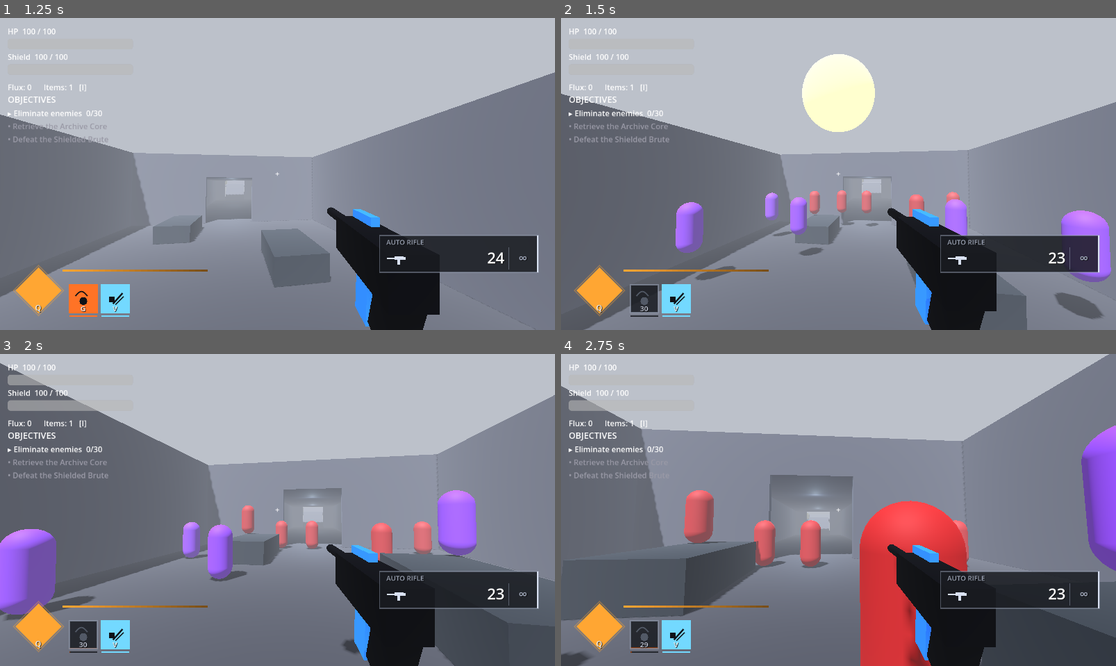
Above: before the commit, frames 1-4 (two rows, left to right).
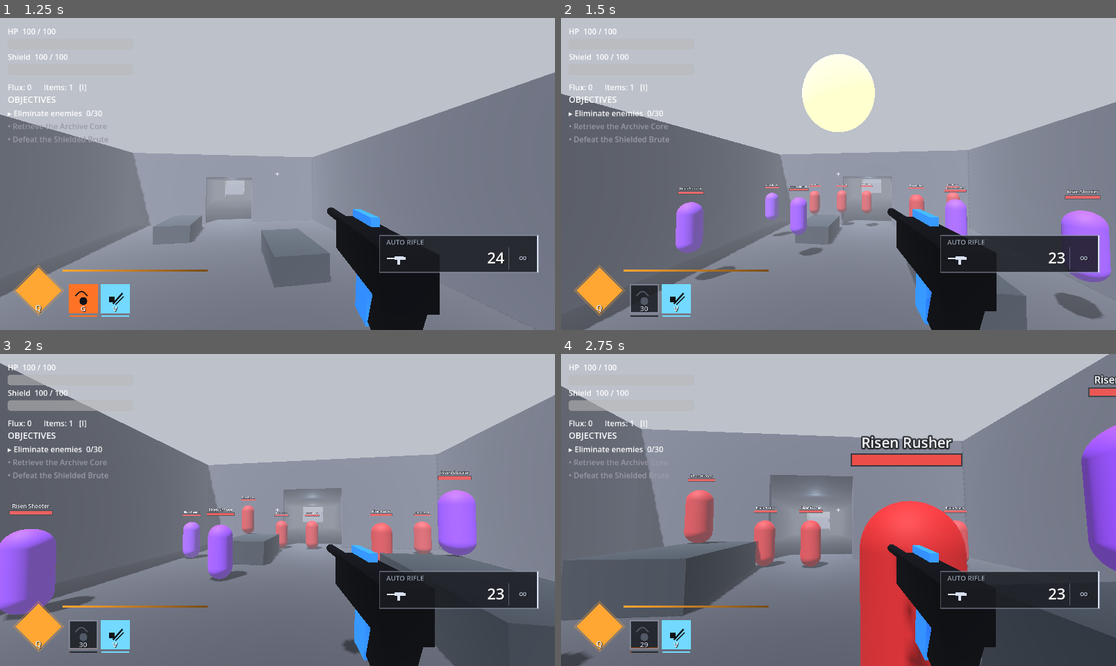
Above: after the commit, the same moments.

Repository: vasilisbit/The_Risen
Game: Godot game, scene res://scenes/missions/earth/earth.tscn
Two runs of this game, one before a commit and one after it. Both use one fixed random seed, a clock stepped at 60 frames per second and the inputs below. This scene is started directly instead of the project's main scene.
Inputs (mouse positions are in pixels of both pictures, inside the frame that each line leads up to):
- Up to frame 1 (1.25 s): tap Enter at 0.5 s; move the mouse to (305, 174) at 0.52 s; press the mouse at (305, 174) at 0.53 s; hold W (move_forward) from 0.53 s (still down); tap Space (jump) at 0.77 s
- Up to frame 2 (1.5 s): keep holding W (move_forward); move the mouse to (810, 174) at 1.27 s; release the mouse at (810, 174) at 1.28 s; tap G (grenade) at 1.35 s
- Up to frame 3 (2 s): keep holding W (move_forward); tap Space (jump) at 1.52 s
- Up to frame 4 (2.75 s): keep holding W (move_forward); move the mouse to (849, 503) at 2.02 s; hold E (interact) from 2.03 s (still down)

Frame 1 is identical in both runs. In frame 2, 0.4% of the frame differs, in the area x 21-98%, y 53-59%; in frame 3, 0.6%; in frame 4, 2.0%, in the area x 22-100%, y 6-52%.

Commit message:
feat: Enemy nameplates + elemental shield telegraph
Every enemy now floats a Destiny-style nameplate: its name and a health
bar, plus a shield segment when shielded. On an elemental (Heroic/
Legendary) shield it also raises a matching-coloured energy shell around
the body, so the player can SEE which element the shield needs instead of
guessing - the telegraph the elemental system was missing.

- enemy_nameplate.gd: built from a Label3D + quads + a rim-lit sphere (no
  image assets, no per-enemy SubViewport), billboarded by copying the
  camera basis each frame; fills anchor from the left edge.
- EnemyBase builds it in _ready and exposes overridable nameplate data
  (display_name, tier, shield amount/max/colour, head height, shell
  radius). Regular enemies get a white plate; bosses a larger gold one.
- Shielded Brute feeds its 500 gate into the shield bar; both bosses
  override the head height so the plate clears their taller bodies.

Diff:
--- a/scripts/ember_tyrant.gd
+++ b/scripts/ember_tyrant.gd
@@ -87,6 +87,18 @@
 	add_to_group("boss")
 	_apply_body_material()
 	_build_shield_vfx()
+
+
+func nameplate_tier() -> String:
+	return "boss"
+
+
+func nameplate_head_y() -> float:
+	return 4.7
+
+
+func nameplate_shell_radius() -> float:
+	return 1.7
 
 
 func _physics_process(delta: float) -> void:
--- a/scripts/enemy_base.gd
+++ b/scripts/enemy_base.gd
@@ -15,6 +15,21 @@
 ## as a headshot - matches the 1.8 m capsule (top hemisphere).
 const HEAD_MIN_LOCAL_Y := 1.4
 const LOOT_SCENE_PATH := "res://scenes/weapons/loot_drop.tscn"
+const NAMEPLATE_SCENE_PATH := "res://scripts/enemy_nameplate.gd"
+
+## Display names for the floating nameplate, keyed by the subclass class_name.
+const NAMES := {
+	"Rusher": "Risen Rusher",
+	"Shooter": "Risen Shooter",
+	"Exploder": "Volatile Exploder",
+	"ShieldedBrute": "Shielded Brute",
+	"Phantom": "Teleporting Phantom",
+	"EmberTyrant": "Ember Tyrant",
+}
+
+## Whether this enemy shows a floating nameplate. On by default; a subclass can
+## suppress it (e.g. if it drives its own dedicated boss UI).
+var show_nameplate: bool = true
 
 ## Mission-wide enemy modifiers set by the Mars debuff picks (T-0018). Static so
 ## they apply to every enemy, including ones spawned later. Reset per mission.
@@ -75,6 +90,59 @@
 	_apply_difficulty()
 	health = max_health
 	_player = _find_player()
+	if show_nameplate:
+		_build_nameplate()
+
+
+## Attach the floating name + health bar (and, for a shielded enemy, the shield
+## bar + elemental shell). Runs after _apply_difficulty so the shield stats and
+## element are already set.
+func _build_nameplate() -> void:
+	var plate := Node3D.new()
+	plate.set_script(load(NAMEPLATE_SCENE_PATH))
+	plate.setup(self)
+	add_child(plate)
+
+
+# --- nameplate data (overridable by subclasses) -----------------------------
+
+## Human-readable name shown on the nameplate.
+func display_name() -> String:
+	return String(NAMES.get(_enemy_type_name(), _enemy_type_name()))
+
+
+## "normal" or "boss" - bosses get a larger, gold nameplate.
+func nameplate_tier() -> String:
+	return "boss" if is_in_group("boss") else "normal"
+
+
+## Local height the nameplate floats at (above the ~1.8 m capsule). Taller
+## bosses override this so the plate clears their head.
+func nameplate_head_y() -> float:
+	return 2.15
+
+
+## Radius of the elemental shield shell around the body. Bosses override it.
+func nameplate_shell_radius() -> float:
+	return 0.72
+
+
+## Current / max shield shown on the nameplate. Defaults to the elemental pool;
+## a boss with its own gate shield (the Shielded Brute) overrides these.
+func nameplate_shield() -> float:
+	return elemental_shield
+
+
+func nameplate_shield_max() -> float:
+	return max_elemental_shield
+
+
+## Colour of the shield segment / shell: the element's colour for an elemental
+## shield, a neutral shield-blue for a plain one.
+func nameplate_shield_color() -> Color:
+	if shield_element != "Kinetic":
+		return Weapon.ELEMENT_COLORS.get(shield_element, Color(0.55, 0.75, 1.0))
+	return Color(0.55, 0.75, 1.0)
 
 
 ## Scale this enemy for the selected difficulty tier (T-0027). Applied at
--- /dev/null
+++ b/scripts/enemy_nameplate.gd
@@ -0,0 +1,177 @@
+class_name EnemyNameplate
+extends Node3D
+
+## Destiny-style floating nameplate above an enemy: its name, a health bar, and
+## - for a shielded enemy - a shield segment tinted by the shield's element. On
+## an elemental (Heroic/Legendary) shield it also raises a matching-coloured
+## energy shell around the body, so the player can SEE which element the shield
+## needs (the telegraph) rather than guessing.
+##
+## Built entirely from 3D primitives (Label3D + quads + a sphere), no image
+## assets and no per-enemy SubViewport, so a Mars room full of enemies stays
+## cheap. The whole plate is billboarded by copying the camera basis each frame.
+
+const BAR_W := 0.92
+const BAR_H := 0.085
+const SHIELD_H := 0.05
+const HEAD_Y := 2.15                 # local height above the enemy origin (head ~1.8)
+const NORMAL_COLOR := Color(0.90, 0.92, 0.96)
+const BOSS_COLOR := Color(1.00, 0.80, 0.32)
+const HP_COLOR := Color(0.86, 0.22, 0.20)
+const BOSS_HP_COLOR := Color(0.95, 0.70, 0.22)
+
+var _enemy: Node
+var _hp_fill: MeshInstance3D
+var _shield_bg: MeshInstance3D
+var _shield_fill: MeshInstance3D
+var _shell: MeshInstance3D
+var _has_shield: bool = false
+var _elemental: bool = false
+var _pulse: float = 0.0
+
+
+## Wire the enemy before adding to the tree, so _ready can read its stats.
+func setup(enemy: Node) -> void:
+	_enemy = enemy
+
+
+func _ready() -> void:
+	if _enemy == null:
+		return
+	var head_y: float = _enemy.nameplate_head_y() if _enemy.has_method("nameplate_head_y") else HEAD_Y
+	position = Vector3(0, head_y, 0)
+	var is_boss: bool = _enemy.has_method("nameplate_tier") and _enemy.nameplate_tier() == "boss"
+	_build_name(is_boss)
+	_build_health_bar(is_boss)
+	_build_shield_bar()
+	_build_shell()
+
+
+func _build_name(is_boss: bool) -> void:
+	var label := Label3D.new()
+	label.text = _enemy.display_name() if _enemy.has_method("display_name") else "Enemy"
+	label.billboard = BaseMaterial3D.BILLBOARD_DISABLED   # the root billboards us
+	label.double_sided = true
+	label.no_depth_test = false
+	label.pixel_size = 0.0045 if is_boss else 0.0038
+	label.modulate = BOSS_COLOR if is_boss else NORMAL_COLOR
+	label.outline_modulate = Color(0, 0, 0, 0.85)
+	label.outline_size = 14
+	label.position = Vector3(0, 0.15 if not _has_shield else 0.20, 0)
+	add_child(label)
+
+
+func _build_health_bar(is_boss: bool) -> void:
+	var w := BAR_W * (1.25 if is_boss else 1.0)
+	add_child(_quad(w + 0.03, BAR_H + 0.03, Color(0, 0, 0, 0.75), 0))   # frame
+	_hp_fill = _quad(w, BAR_H, BOSS_HP_COLOR if is_boss else HP_COLOR, 2)
+	_hp_fill.set_meta("full_w", w)
+	add_child(_hp_fill)
+
+
+func _build_shield_bar() -> void:
+	if not _enemy.has_method("nameplate_shield_max") or _enemy.nameplate_shield_max() <= 0.0:
+		return
+	_has_shield = true
+	_elemental = String(_enemy.get("shield_element")) != "Kinetic"
+	var y := BAR_H * 0.5 + SHIELD_H * 0.5 + 0.02
+	_shield_bg = _quad(BAR_W + 0.03, SHIELD_H + 0.02, Color(0, 0, 0, 0.75), 1)
+	_shield_bg.position = Vector3(0, y, 0)
+	add_child(_shield_bg)
+	_shield_fill = _quad(BAR_W, SHIELD_H, _shield_color(), 3)
+	_shield_fill.set_meta("full_w", BAR_W)
+	_shield_fill.position = Vector3(0, y, 0)
+	add_child(_shield_fill)
+
+
+## A translucent element-coloured shell around the body - only for an elemental
+## shield, so it doubles as the "bring this element" telegraph. The Shielded
+## Brute's plain gate keeps its own VFX and gets no shell here.
+func _build_shell() -> void:
+	if not _has_shield or not _elemental or _enemy.get_parent() == null:
+		return
+	_shell = MeshInstance3D.new()
+	var sph := SphereMesh.new()
+	var r: float = _enemy.nameplate_shell_radius() if _enemy.has_method("nameplate_shell_radius") else 0.72
+	sph.radius = r
+	sph.height = r * 2.6
+	_shell.mesh = sph
+	var col := _shield_color()
+	# A rim-lit shell: near-transparent front, brighter at grazing angles (via
+	# a soft fresnel through rim), so it reads as an energy bubble rather than a
+	# solid glowing ball when the enemy is close.
+	var mat := StandardMaterial3D.new()
+	mat.transparency = BaseMaterial3D.TRANSPARENCY_ALPHA
+	mat.cull_mode = BaseMaterial3D.CULL_BACK
+	mat.albedo_color = Color(col.r, col.g, col.b, 0.10)
+	mat.emission_enabled = true
+	mat.emission = col
+	mat.emission_energy_multiplier = 0.35
+	mat.rim_enabled = true
+	mat.rim = 1.0
+	mat.rim_tint = 0.5
+	_shell.material_override = mat
+	# Body centre in enemy space (roughly half the head height).
+	var head_y: float = _enemy.nameplate_head_y() if _enemy.has_method("nameplate_head_y") else HEAD_Y
+	_shell.position = Vector3(0, head_y * 0.5, 0)
+	_enemy.add_child(_shell)                        # sibling of us, on the body
+
+
+func _process(delta: float) -> void:
+	if _enemy == null or not is_instance_valid(_enemy):
+		queue_free()
+		return
+	# Billboard: copy the camera's orientation, keep our world position.
+	var cam := get_viewport().get_camera_3d()
+	if cam:
+		global_transform = Transform3D(cam.global_transform.basis, global_position)
+
+	var max_hp: float = maxf(1.0, float(_enemy.get("max_health")))
+	_anchor(_hp_fill, clampf(float(_enemy.get("health")) / max_hp, 0.0, 1.0))
+
+	if _has_shield and _shield_fill:
+		var smax: float = maxf(1.0, _enemy.nameplate_shield_max())
+		var sfrac := clampf(_enemy.nameplate_shield() / smax, 0.0, 1.0)
+		_anchor(_shield_fill, sfrac)
+		var up := sfrac > 0.001
+		_shield_fill.visible = up
+		if _shield_bg:
+			_shield_bg.visible = up
+		if _shell:
+			_shell.visible = up
+			_pulse += delta
+			var s := 1.0 + sin(_pulse * 4.0) * 0.03
+			_shell.scale = Vector3(s, s, s)
+
+
+## Scale a centred fill quad from its left edge to `frac` of its full width.
+func _anchor(fill: MeshInstance3D, frac: float) -> void:
+	if fill == null:
+		return
+	var full: float = float(fill.get_meta("full_w", BAR_W))
+	fill.scale.x = maxf(frac, 0.0001)
+	fill.position.x = -full * 0.5 + full * frac * 0.5
+
+
+func _shield_color() -> Color:
+	if _enemy and _enemy.has_method("nameplate_shield_color"):
+		return _enemy.nameplate_shield_color()
+	return Color(0.55, 0.75, 1.0)
+
+
+## An unshaded, double-sided coloured quad. render_priority orders the coplanar
+## fills over their frames (transparent surfaces don't write depth, so draw order
+## decides what shows).
+func _quad(w: float, h: float, color: Color, priority: int = 0) -> MeshInstance3D:
+	var mi := MeshInstance3D.new()
+	var q := QuadMesh.new()
+	q.size = Vector2(w, h)
+	mi.mesh = q
+	var mat := StandardMaterial3D.new()
+	mat.shading_mode = BaseMaterial3D.SHADING_MODE_UNSHADED
+	mat.cull_mode = BaseMaterial3D.CULL_DISABLED
+	mat.transparency = BaseMaterial3D.TRANSPARENCY_ALPHA
+	mat.albedo_color = color
+	mat.render_priority = priority
+	mi.material_override = mat
+	return mi
--- a/scripts/shielded_brute.gd
+++ b/scripts/shielded_brute.gd
@@ -118,6 +118,28 @@
 			kb = kb.normalized() * SLAM_KNOCKBACK
 			kb.y = 4.0                       # a little lift
 			_player.apply_knockback(kb)
+
+
+# --- nameplate (boss tier; the gate shield feeds the shield bar) -------------
+
+func nameplate_tier() -> String:
+	return "boss"
+
+
+func nameplate_shield() -> float:
+	return shield + elemental_shield
+
+
+func nameplate_shield_max() -> float:
+	return MAX_SHIELD + max_elemental_shield
+
+
+func nameplate_head_y() -> float:
+	return 3.5
+
+
+func nameplate_shell_radius() -> float:
+	return 1.2
 
 
 ## Shield gates all HP damage until it is depleted (invulnerable phase 1).
Not shown, added: scripts/enemy_nameplate.gd.uid
